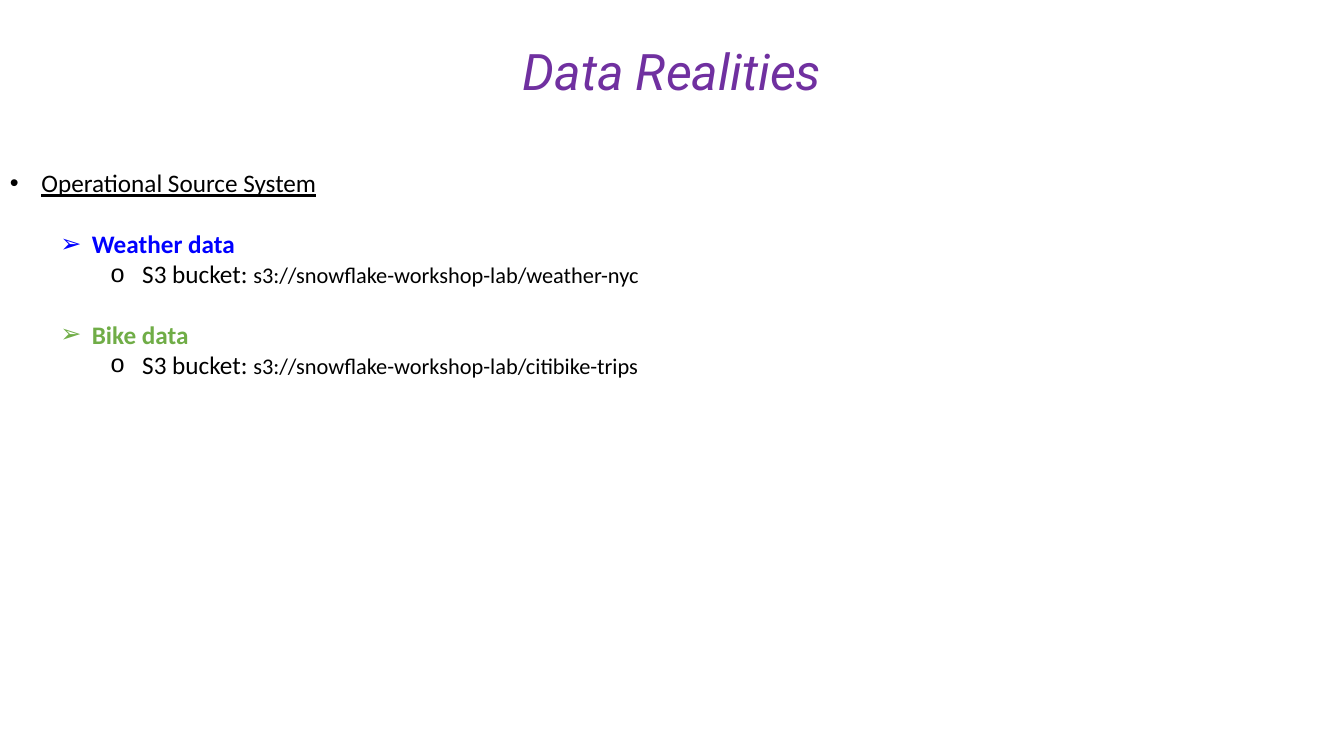
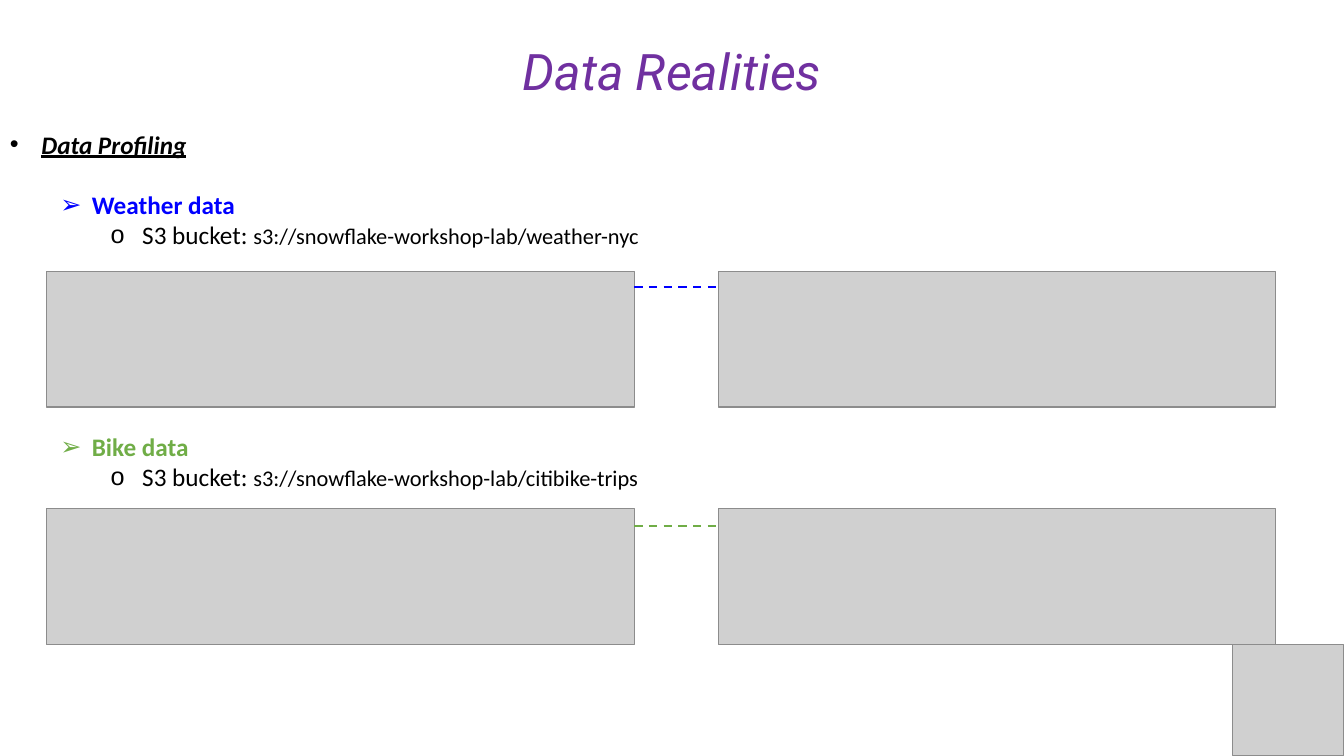
Before and after one commit to cesaramehri/Firn_CaseStudyTest, a slide deck: slide 2 of Case Study - Presentation.pptx. Drawn at 1344x756 pixels with LibreOffice and Linux fonts; fonts in the diff are those of the drawing; grey boxes stand for pictures. Boxes give left, top, right and bottom in pixels: in the first picture for what was removed or moved away, otherwise in the second. Text is boxed around its words. In the diff, an @@ line names an element or a change of style, - is before the commit and + after.

```diff
--- a/Case Study - Presentation.pptx
+++ b/Case Study - Presentation.pptx
@@ text "Data Profiling" moved from (x1=41, y1=174, x2=638, y2=378) to (x1=41, y1=136, x2=638, y2=490) @@
@@ text at (x1=41, y1=136, x2=186, y2=159): text changed; bold on; italic on @@
-• Operational Source System
+• Data Profiling
@@ group added at (x1=46, y1=271, x2=1275, y2=645): 4 pictures, 2 lines @@
@@ picture added at (x1=1233, y1=645, x2=1344, y2=756) @@
```
Also in this commit, not shown: 8 other slides changed, 7 slides added, 5 other files.
